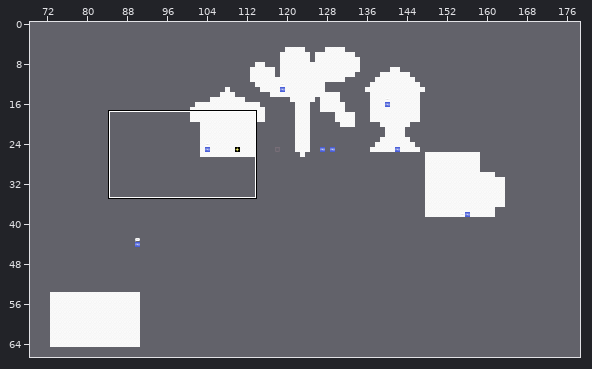
Tiled map (JSON) -- assets/tilemaps/Alpha1.json. Above, an overview of the earlier version with the close-up marked.
Close-up. Before the commit:
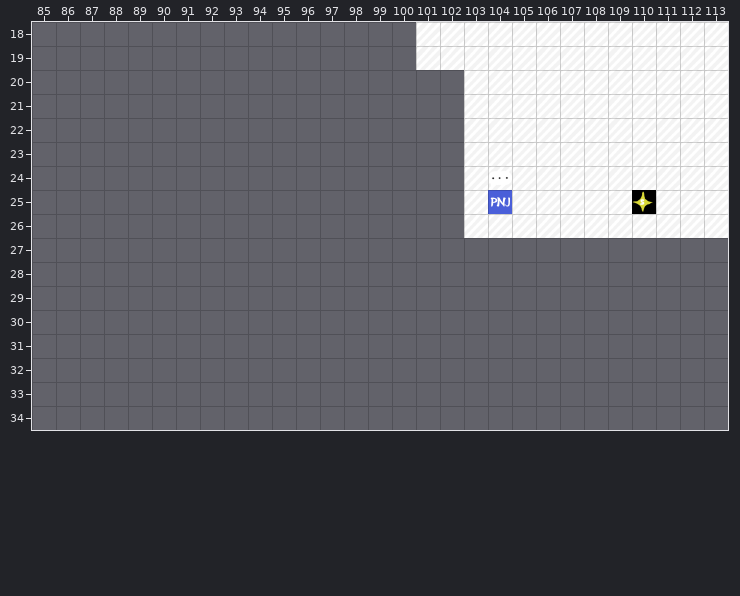
Cells are 64x64 px. Shown: x 85..113, y 18..34. The commit also changed other parts of the map, which this record leaves out.
Once edited:
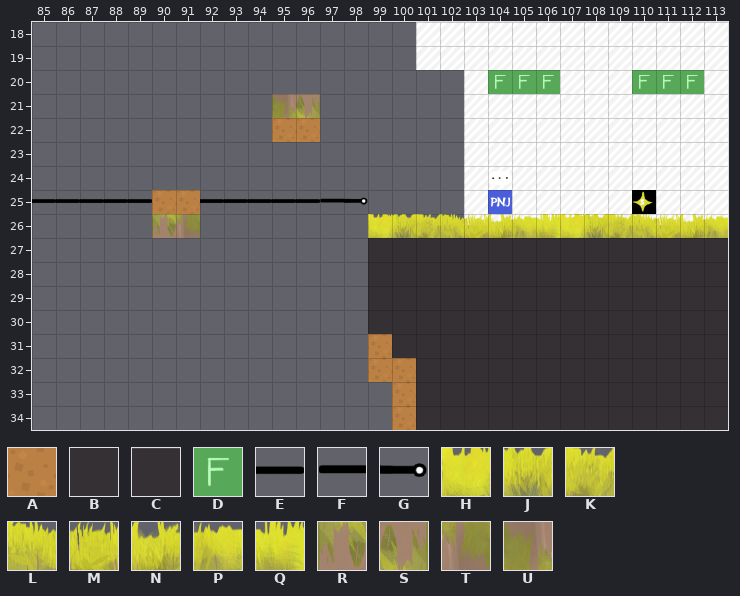
Key: from "Alpha_test1": A 3, B 7, C 87; from "platformPack_tilesheet_LD": D 293, E 429, F 431, G 432; from "test1": H 2053, J 2054, K 2055, L 2056, M 2057, N 2058, P 2059, Q 2060, R 2307, S 2307 turned 180, T 2308, U 2308 turned 180.
_ is an empty cell.
Tiles of an added or newly shown layer are drawn over the layers below it.
Change:
Changed rows in their new state; . is an unchanged cell.
Layer "Sol" (now shown):
first column x 85:
20 ...................DDD...DDD.
21 ..........CC.................
22 ..........AA.................
25 EEEEEAAEEEEEFG...............
26 .....CC......................
27 ..............BBBBBBBBBBBBBBB
28 ..............BBBBBBBBBBBBBBB
29 ..............BBBBBBBBBBBBBBB
30 ..............BBBBBBBBBBBBBBB
31 ..............ABBBBBBBBBBBBBB
32 ..............AABBBBBBBBBBBBB
33 ...............ABBBBBBBBBBBBB
34 ...............ABBBBBBBBBBBBB
Layer "PNJ":
first column x 104:
20 DDD...DDD
Layer "test":
first column x 95:
21 US
first column x 90:
26 RT.......HJKLMNPQHJKLMNP
Where, in picture pixels (left, top, right, bottom), the same in both close-ups:
added: (488, 70, 560, 94)
added: (632, 70, 704, 94)
added: (272, 94, 320, 142)
added: (32, 190, 728, 430)
